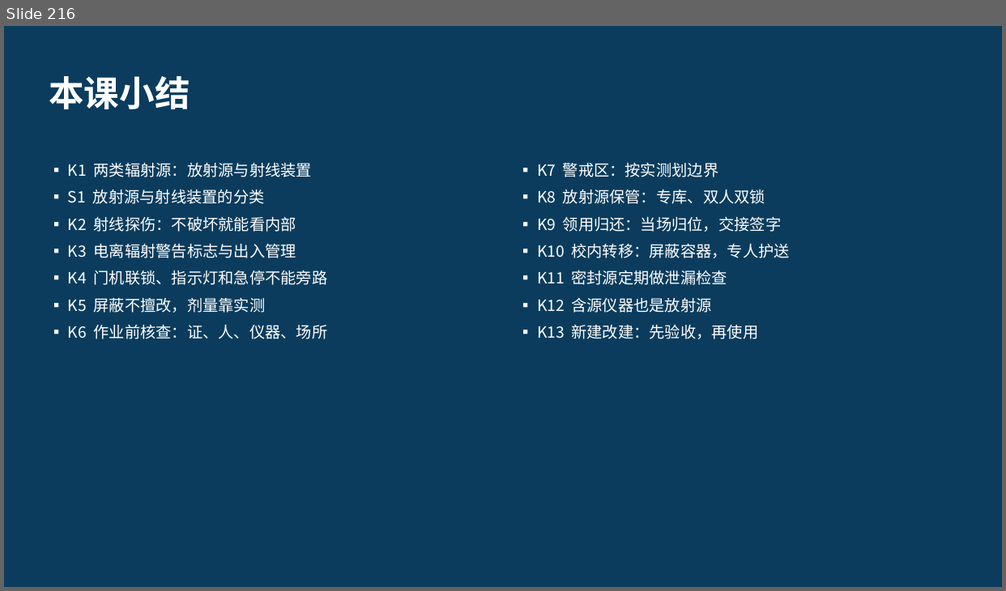
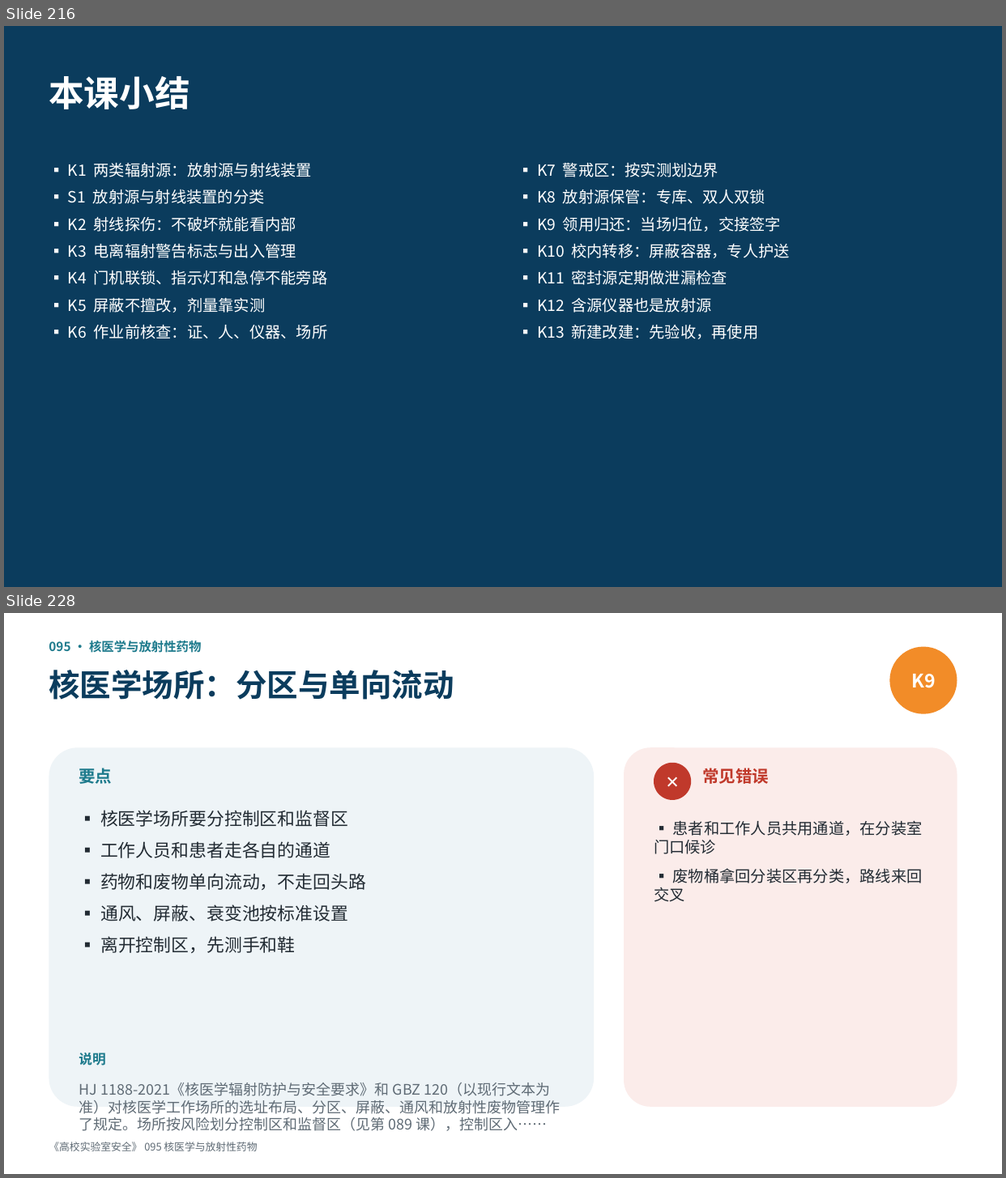
Before and after one commit to hanrongwx-max/videoyoutubo, a slide deck: course/高校实验室安全/课件/第7章_辐射安全.pptx. Shown one above the other, each under a label of ours: slide 216 before the commit, slides 216 and 228 after it; the slides between them are not shown. The pictures are 1006x591 and 1006x1178 pixels, drawn with LibreOffice and Linux fonts; fonts in the diff are those of the drawing. Boxes give left, top, right and bottom in pixels: in the first picture for what was removed or moved away, otherwise in the second. Text is boxed around its words. In the diff, an @@ line names an element or a change of style, - is before the commit and + after.

```diff
--- a/course/高校实验室安全/课件/第7章_辐射安全.pptx
+++ b/course/高校实验室安全/课件/第7章_辐射安全.pptx
@@ slide 228 added at bbox=[4, 613, 1002, 1174], background #FFFFFF @@
@@ text added at bbox=[49, 641, 201, 653], 12 pt, text #1D7A8C, bold @@
+095 · 核医学与放射性药物
@@ ellipse added at bbox=[889, 647, 957, 714], fill #F28C28, 18 pt, text #FFFFFF, bold @@
+K9
@@ text added at bbox=[49, 670, 454, 700], 30 pt, text #0B3C5D, bold @@
+核医学场所：分区与单向流动
@@ rounded rectangle added at bbox=[49, 747, 594, 1107], fill #EEF4F7 @@
@@ rounded rectangle added at bbox=[624, 747, 957, 1107], fill #FBECEA @@
@@ text added at bbox=[79, 768, 112, 784], 16 pt, text #1D7A8C, bold @@
+要点
@@ ellipse added at bbox=[654, 763, 691, 800], fill #C0392B, 16 pt, text #FFFFFF, bold @@
+✕
@@ text added at bbox=[702, 768, 769, 784], 16 pt, text #C0392B, bold @@
+常见错误
@@ text added at bbox=[100, 810, 366, 953], 17 pt, text #222B33 @@
+▪ 核医学场所要分控制区和监督区
+▪ 工作人员和患者走各自的通道
+▪ 药物和废物单向流动，不走回头路
+▪ 通风、屏蔽、衰变池按标准设置
+▪ 离开控制区，先测手和鞋
@@ text added at bbox=[654, 820, 923, 902], 15 pt, text #222B33 @@
+▪ 患者和工作人员共用通道，在分装室门口候诊
+▪ 废物桶拿回分装区再分类，路线来回交叉
@@ text added at bbox=[79, 1053, 105, 1066], 13 pt, text #1D7A8C, bold @@
+说明
@@ text added at bbox=[79, 1083, 560, 1131], 14 pt, text #5F6B75 @@
+HJ 1188-2021《核医学辐射防护与安全要求》和 GBZ 120（以现行文本为准）对核医学工作场所的选址布局、分区、屏蔽、通风和放射性废物管理作了规定。场所按风险划分控制区和监督区（见第 089 课），控制区入……
@@ text added at bbox=[49, 1142, 257, 1152], 10 pt, text #5F6B75 @@
+《高校实验室安全》 095 核医学与放射性药物
```
Also in this commit, not shown: 22 other slides added, 2 other files.
